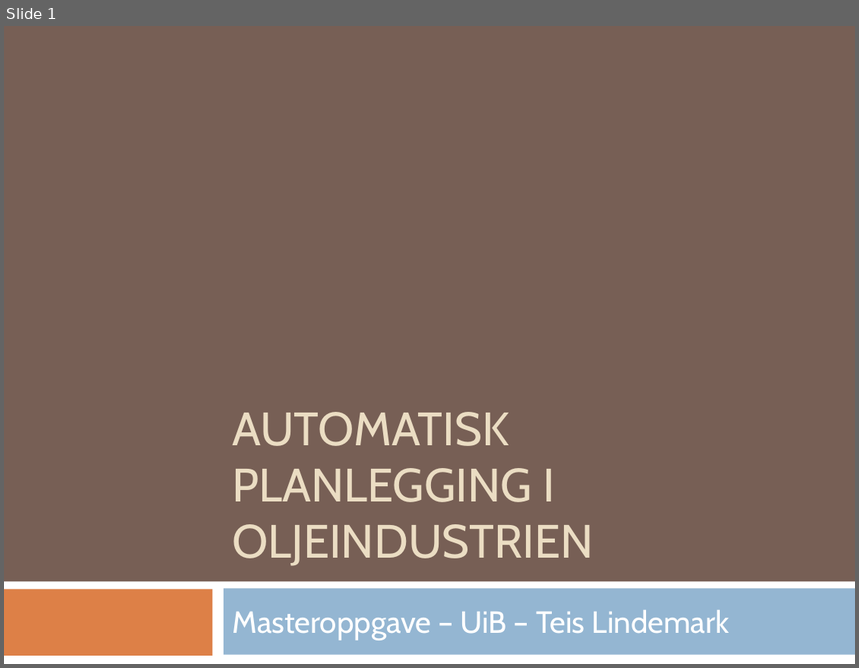
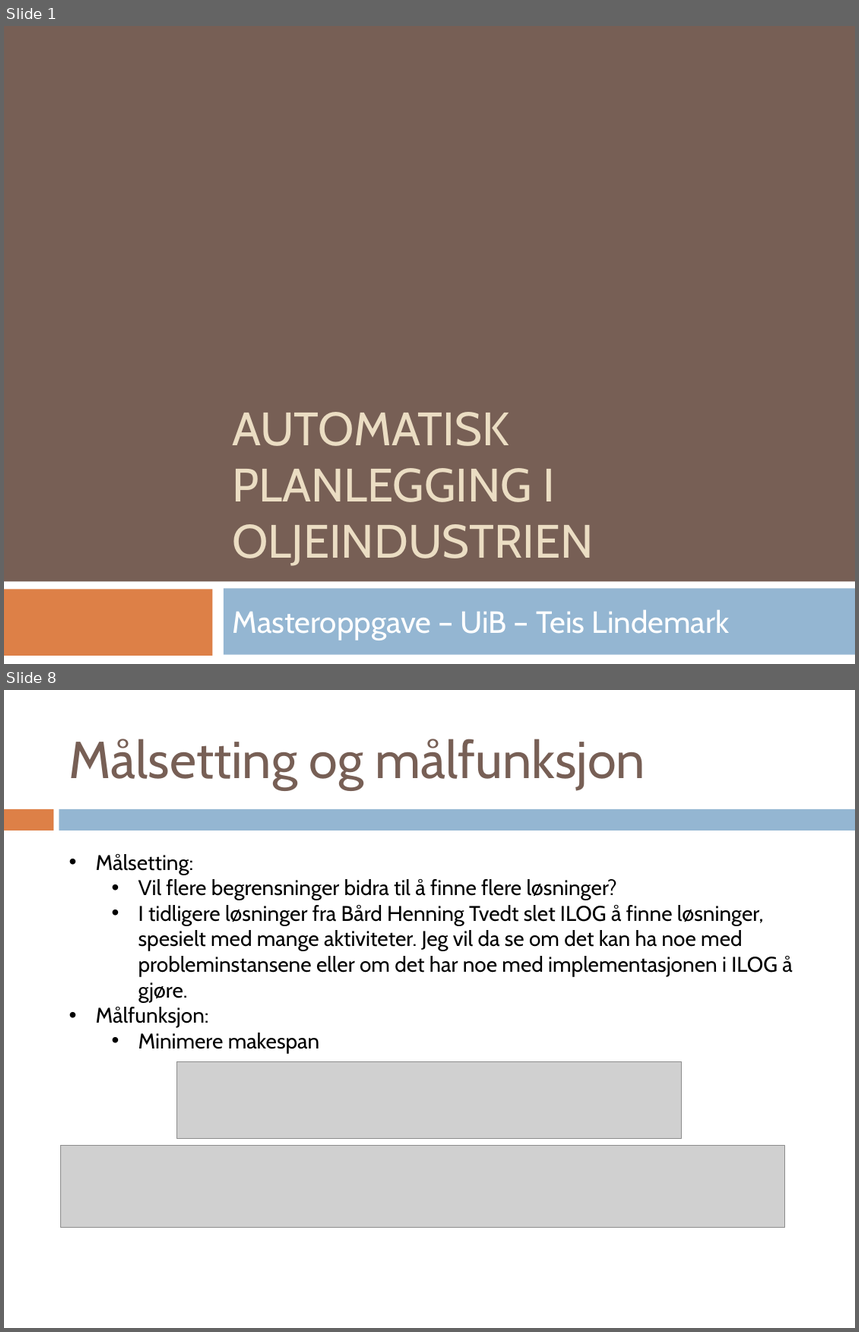
Before and after one commit to teilin/M.sc-UiB, a slide deck: Presentasjon/msc_presentasjon.pptx. Shown one above the other, each under a label of ours: slide 1 before the commit, slides 1 and 8 after it; the slides between them are not shown. The pictures are 859x668 and 859x1332 pixels, drawn with LibreOffice and Linux fonts; fonts in the diff are those of the drawing; grey boxes stand for pictures. Boxes give left, top, right and bottom in pixels: in the first picture for what was removed or moved away, otherwise in the second. Text is boxed around its words. In the diff, an @@ line names an element or a change of style, - is before the commit and + after.

```diff
--- a/Presentasjon/msc_presentasjon.pptx
+++ b/Presentasjon/msc_presentasjon.pptx
@@ slide 8 added at <box>4,690,855,1328</box>, background #FFFFFF @@
@@ title added at <box>69,739,645,790</box>, 44 pt, text #775F55 @@
+Målsetting og målfunksjon
@@ rectangle added at <box>4,809,53,831</box>, fill #DD8047 @@
@@ rectangle added at <box>59,809,855,831</box>, fill #94B6D2 @@
@@ text added at <box>96,854,792,1028</box>, 18 pt, text #000000 @@
+• Målsetting:
+  • Vil flere begrensninger bidra til å finne flere løsninger?
+  • I tidligere løsninger fra Bård Henning Tvedt slet ILOG å finne løsninger, spesielt med mange aktiviteter. Jeg vil da se om det kan ha noe med probleminstansene eller om det har noe med implementasjonen i ILOG å gjøre.
+• Målfunksjon:
+  • Minimere makespan
@@ picture added at <box>177,1062,682,1138</box> @@
@@ picture added at <box>61,1146,785,1228</box> @@
```
Also in this commit, not shown: 1 slide changed, 28 other slides added, 9 slides removed, 35 other files.
